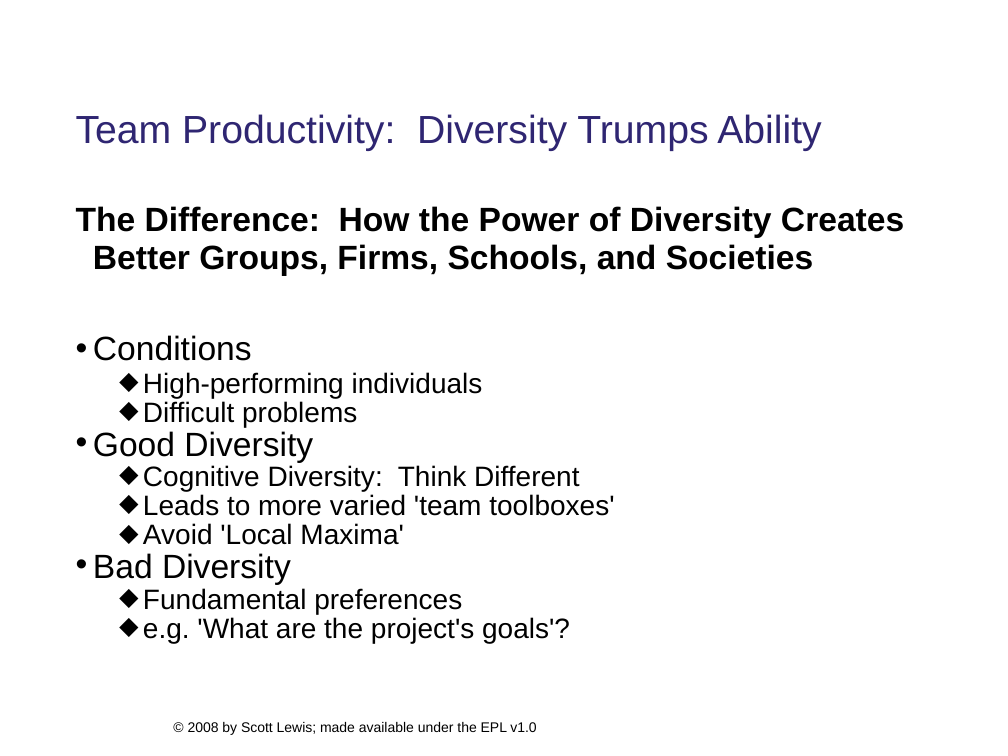
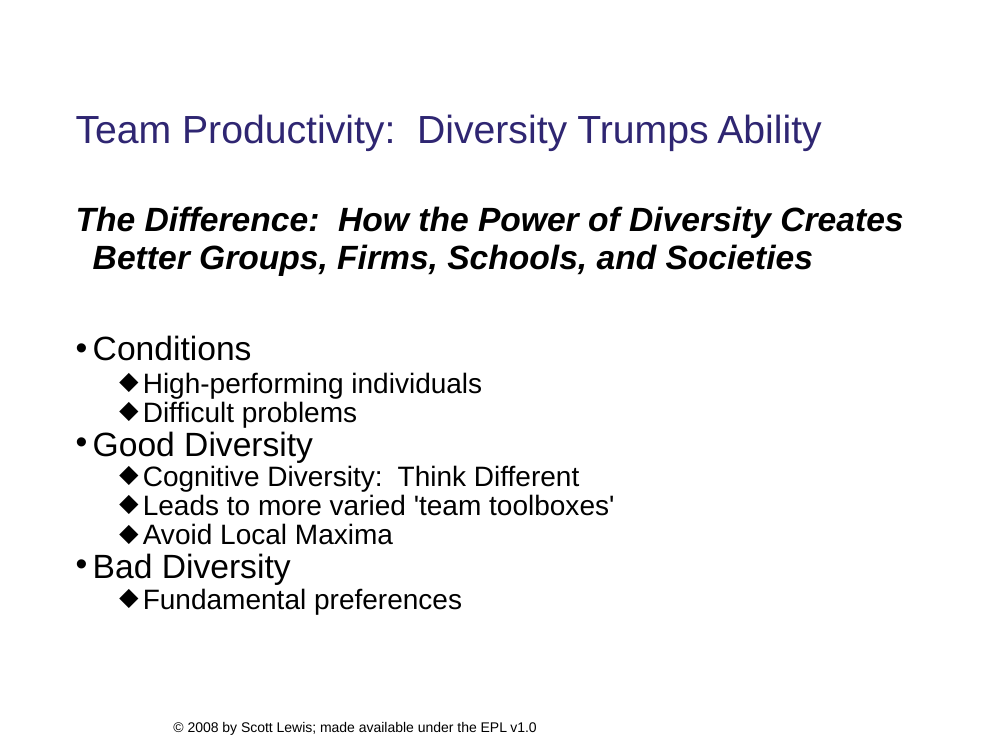
Before and after one commit to eclipse/ecf-website, a slide deck: slide 5 of presentations/eclipsecon2008/longtalk134/ecf_eclipsecon2008_134_DRAFT.ppt. Drawn at 1008x756 pixels with LibreOffice and Linux fonts; fonts in the diff are those of the drawing; background and template pictures are left out. Boxes give left, top, right and bottom in pixels: in the first picture for what was removed or moved away, otherwise in the second. Text is boxed around its words. In the diff, an @@ line names an element or a change of style, - is before the commit and + after.

```diff
--- a/presentations/eclipsecon2008/longtalk134/ecf_eclipsecon2008_134_DRAFT.ppt
+++ b/presentations/eclipsecon2008/longtalk134/ecf_eclipsecon2008_134_DRAFT.ppt
@@ text at (x1=76, y1=206, x2=903, y2=614): italic on in "The Difference: How the Power of Diversity ..."; indent changed @@
@@ text at (x1=143, y1=523, x2=393, y2=545): text changed @@
-  ⬥ Avoid 'Local Maxima'
+  ⬥ Avoid Local Maxima
@@ text at (x1=143, y1=617, x2=570, y2=643): paragraph removed @@
-  ⬥ e.g. 'What are the project's goals'?
```
Also in this commit, not shown: 15 other slides changed, 1 other file.
